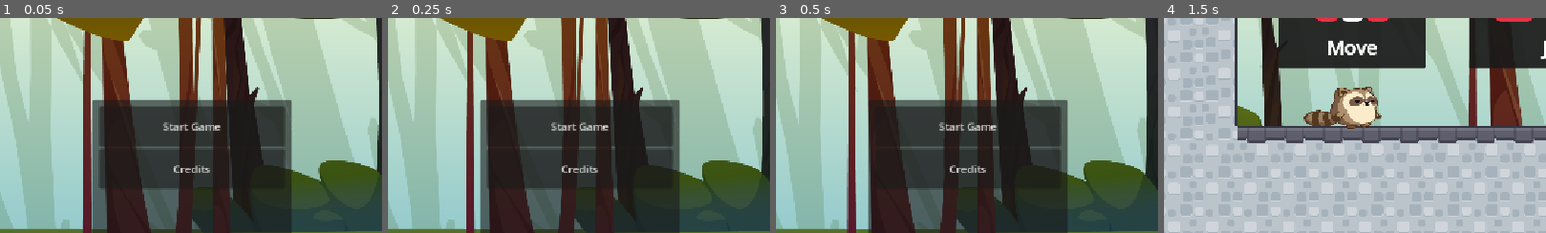
Above: before the commit, frames 1-4 (left to right).
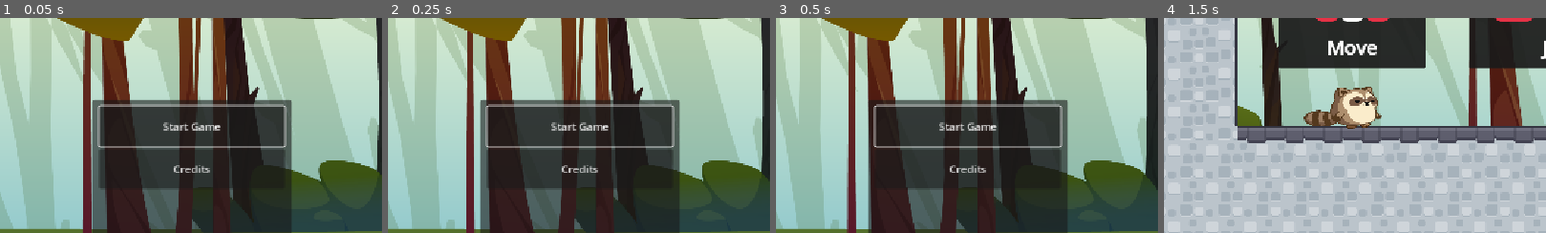
Above: after the commit, the same moments.

Repository: popcar2/WildJam88
Game: Godot game, scene res://Scenes/MainMenu/main_menu.tscn
The game is run twice, just before and just after one commit, with the same random seed, the same clock (stepped at 60 frames per second) and the same inputs.
Inputs:
- Up to frame 1 (0.05 s): no input
- Up to frame 2 (0.25 s): no input
- Up to frame 3 (0.5 s): no input
- Up to frame 4 (1.5 s): click "Start Game" at 0.5 s; hold Right (move_right) from 1.28 s (still down); tap X (dash) at 1.35 s
The pictures show only the part of the screen within x 25-75%, y 29-79%; the shares and areas given below are measured in that part.

The runs differ from the first frame. In frame 1, 1.3% of the frame differs, in the area x 25-75%, y 40-61%; in frame 2, 1.3%; in frame 3, 1.3%; in frame 4, nothing differs.

Commit message:
Add coin sfx

Diff:
--- a/Scenes/Coin/Coin.tscn
+++ b/Scenes/Coin/Coin.tscn
@@ -1,8 +1,9 @@
-[gd_scene load_steps=6 format=3 uid="uid://daf7e3e5j4yrb"]
+[gd_scene load_steps=7 format=3 uid="uid://daf7e3e5j4yrb"]
 
 [ext_resource type="Script" uid="uid://cjuhl57ic4x4l" path="res://Scenes/Coin/coin.gd" id="1_ps24e"]
 [ext_resource type="Texture2D" uid="uid://dg0b7to50dq3u" path="res://Assets/Kenny's Platformer Assets/Singular Images/coin_bronze.png" id="1_yb2ba"]
 [ext_resource type="Texture2D" uid="uid://c6pr0pgqftayy" path="res://Assets/Kenny's Platformer Assets/Singular Images/coin_bronze_side.png" id="2_ps24e"]
+[ext_resource type="AudioStream" uid="uid://i0npoy5luj1e" path="res://Scenes/Coin/coin.mp3" id="4_hp05k"]
 
 [sub_resource type="SpriteFrames" id="SpriteFrames_6uhiq"]
 animations = [{
@@ -35,4 +36,8 @@
 [node name="CollisionShape2D" type="CollisionShape2D" parent="Area2D"]
 shape = SubResource("CircleShape2D_6uhiq")
 
+[node name="AudioStreamPlayer2D" type="AudioStreamPlayer2D" parent="."]
+stream = ExtResource("4_hp05k")
+volume_db = -10.0
+
 [connection signal="body_entered" from="Area2D" to="." method="_on_area_2d_body_entered"]
--- a/Scenes/Coin/coin.gd
+++ b/Scenes/Coin/coin.gd
@@ -6,6 +6,8 @@
 	if body is Player:
 		Hud.add_coin(value)
 		$Area2D.set_deferred("monitoring", false)
+		$AudioStreamPlayer2D.pitch_scale = randf_range(0.95, 1.05)
+		$AudioStreamPlayer2D.play()
 		play_collect_animation()
 
 func play_collect_animation():
--- a/Scenes/MainMenu/main_menu.gd
+++ b/Scenes/MainMenu/main_menu.gd
@@ -2,6 +2,7 @@
 
 func _ready() -> void:
 	Hud.hide_hud()
+	%StartGameButton.grab_focus()
 
 func _on_start_game_button_pressed() -> void:
 	SceneManager.load_scene("uid://belwxjhsdk1im")
--- a/Scenes/MainMenu/main_menu.tscn
+++ b/Scenes/MainMenu/main_menu.tscn
@@ -116,6 +116,7 @@
 layout_mode = 2
 
 [node name="StartGameButton" type="Button" parent="CanvasLayer/MainMenuControl/ButtonPanel/MarginContainer/VBoxContainer"]
+unique_name_in_owner = true
 custom_minimum_size = Vector2(0, 60)
 layout_mode = 2
 text = "Start Game"
--- a/Scenes/Player/player.gd
+++ b/Scenes/Player/player.gd
@@ -73,6 +73,7 @@
 	var death_tween: Tween = create_tween()
 	death_tween.set_ease(Tween.EASE_OUT).set_trans(Tween.TRANS_CUBIC).set_parallel()
 	death_tween.set_ignore_time_scale()
+	death_tween.tween_property(get_tree().current_scene, "modulate", Color(0.6, 0.6, 0.6), 1)
 	death_tween.tween_property(Engine, "time_scale", 0.1, 1)
 	await death_tween.tween_property($Camera2D, "zoom", Vector2(1, 1), 1).finished
 
Not shown, added: Scenes/Coin/coin.mp3.import
Not shown, added: Scenes/Coin/coin.mp3
